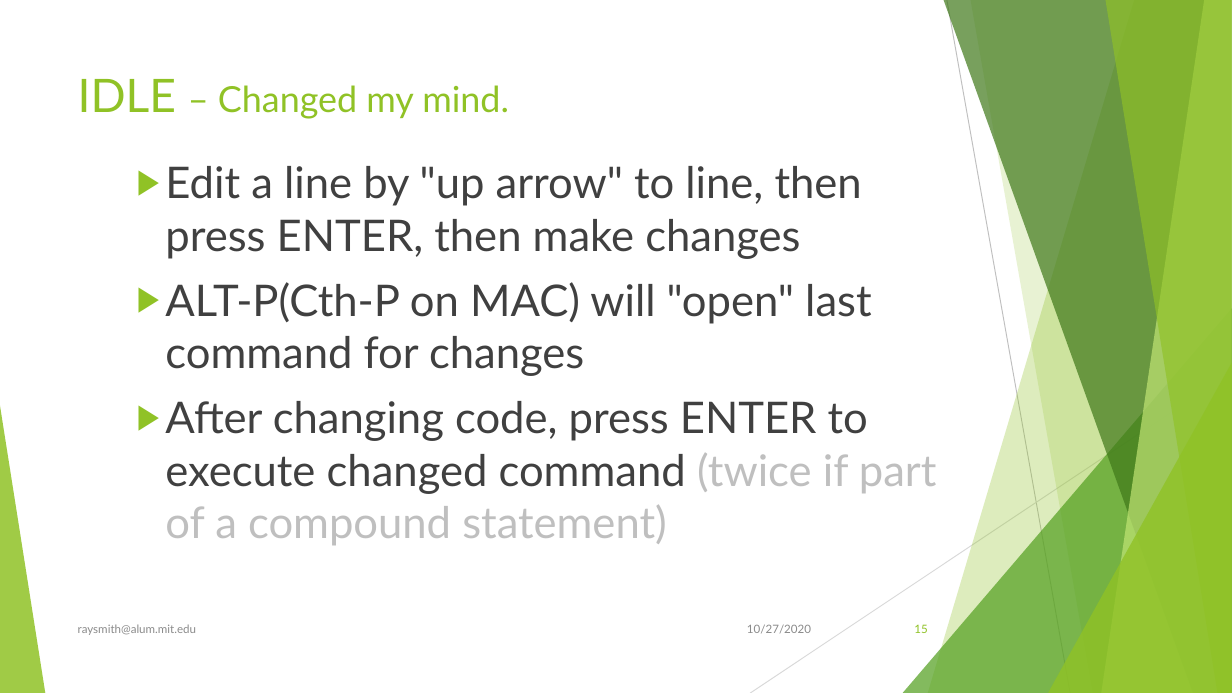
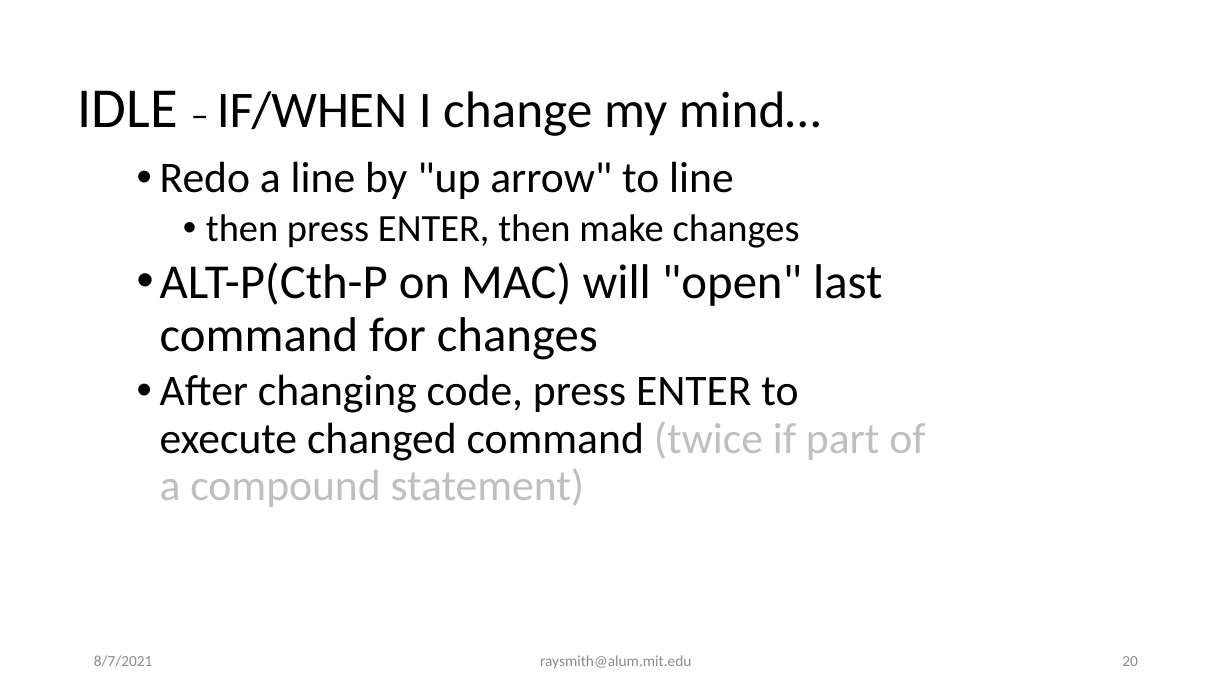
Before and after one commit to raysmith619/Introduction-To-Programming, a slide deck: slide 20 of Docs/Introduction to Proramming Using Python.pptx (slide 15 before the commit). Drawn at 1232x693 pixels with LibreOffice and Linux fonts; fonts in the diff are those of the drawing. Boxes give left, top, right and bottom in pixels: in the first picture for what was removed or moved away, otherwise in the second. Text is boxed around its words. In the diff, an @@ line names an element or a change of style, - is before the commit and + after.

```diff
--- a/Docs/Introduction to Proramming Using Python.pptx
+++ b/Docs/Introduction to Proramming Using Python.pptx
@@ title "IDLE – IF/WHEN I change ..." at (78, 90, 821, 136): vertical alignment top to middle @@
@@ title at (78, 90, 821, 136): text changed; size 28 to 40 pt; font Lato to Calibri; text colour #90C226 to #000000 @@
-IDLE – Changed my mind.
+IDLE – IF/WHEN I change my mind…
@@ text at (160, 161, 800, 248): text changed; size 34 to 30 pt; font Lato to Calibri; text colour #404040 to #000000 @@
-  ▶ Edit a line by "up arrow" to line, then press ENTER, then make changes
+  • Redo a line by "up arrow" to line
+    • then press ENTER, then make changes
@@ text at (160, 262, 925, 507): size 34 to 38 pt in "ALT-P(Cth-P on MAC) will "open" last command ..."; font Lato to Calibri, text colour #404040 to #000000 in "ALT-P(Cth-P on MAC) will "open" last command ...", "After changing code, press ENTER to execute ..."; bullet ▶ to •; line spacing 1 to 0.9; less space between paragraphs @@
@@ group removed at (0, 0, 1232, 693): 5 freeform shapes, 3 triangles, 2 lines @@
@@ text removed at (747, 624, 811, 633) @@
-10/27/2020
@@ page number removed at (914, 624, 927, 633) @@
-15
@@ text added at (94, 655, 153, 667), 12 pt, text #8C8C8C @@
+8/7/2021
@@ text "raysmith@alum.mit.edu": place and size @@
-text "raysmith@alum.mit.edu" at (78, 624, 196, 635)
+text "raysmith@alum.mit.edu" at (540, 655, 691, 669)
@@ text "raysmith@alum.mit.edu" at (540, 655, 691, 669): size 9 to 12 pt, font Lato to Calibri; alignment left to centre @@
@@ page number added at (1122, 656, 1138, 666), 12 pt, text #8C8C8C @@
+20
```
Also in this commit, not shown: 122 other slides changed, 19 slides added, 7 slides removed, 17 other files.
